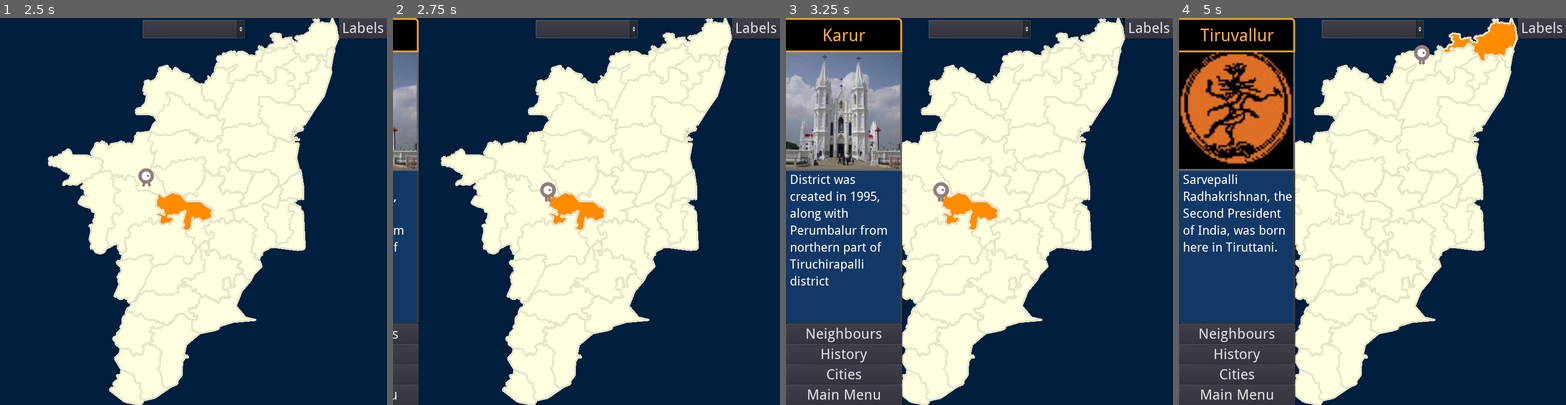
Above: before the commit, frames 1-4 (left to right).
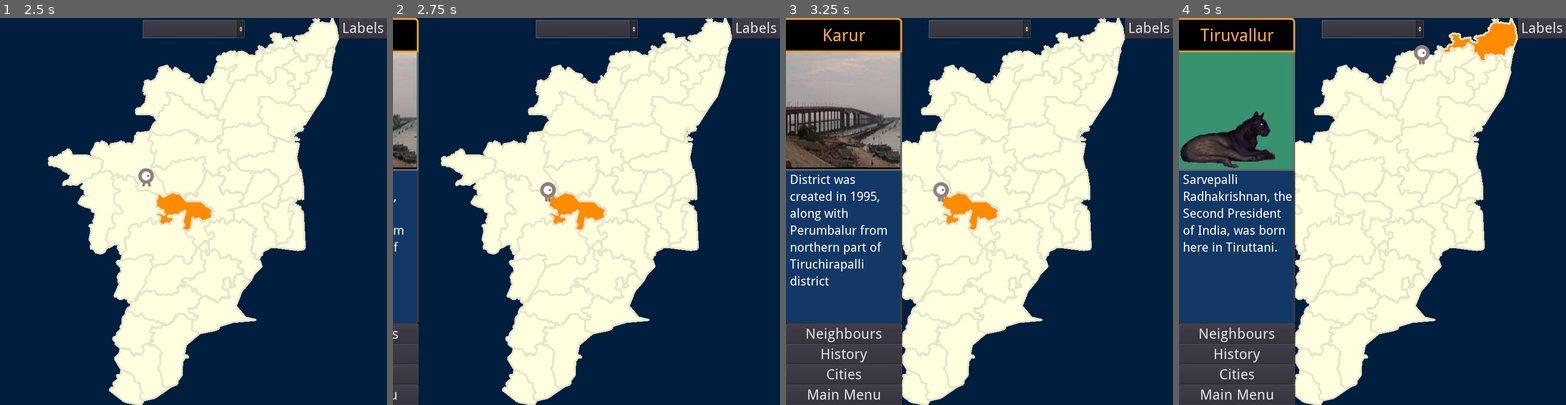
Above: after the commit, the same moments.

Repository: sharun-s/godot-tn
Game: Godot game, scene res://Node2D.tscn
The game is run twice, just before and just after one commit, with the same random seed, the same clock (stepped at 60 frames per second) and the same inputs.
Inputs (mouse positions are in pixels of both pictures, inside the frame that each line leads up to):
- Up to frame 1 (2.5 s): click "Explore" at 0.5 s; click (193, 29) at 1.25 s; click "Labels" at 2 s
- Up to frame 2 (2.75 s): no input
- Up to frame 3 (3.25 s): tap Enter at 2.75 s; drag from (1025, 168) to (1072, 56) at 2.77 s
- Up to frame 4 (5 s): drag from (1465, 56) to (1418, 168) at 3.52 s; move the mouse to (1500, 48) at 4.27 s; hold Right (ui_right) from 4.28 s (still down); tap Backspace at 4.35 s; click (1500, 48) at 4.42 s

Frame 1 is identical in both runs. In frame 2, 1.4% of the frame differs, in the area x 0-7%, y 8-39%; in frame 3, 7.4%; in frame 4, 8.8%, in the area x 0-30%, y 8-39%.

Commit message:
bugfix: web build images from pics dir werent loading required different image loading mechanism using ResourceLoader

Diff:
--- a/Cities.gd
+++ b/Cities.gd
@@ -37,7 +37,7 @@
 {name="Hosur",position = Vector2( 232.083, 120.69 ),group = "Municipality Special grade",district = "Krishnagiri",radius = 5},
 {name="Jayankondam",position = Vector2( 455.425, 342.812 ),group = "Municipality Second grade",district = "Ariyalur",radius = 4},
 {name="Jolarpettai",position = Vector2( 341.282, 146.213 ),group = "Municipality Second grade",district = "Tirupathur",radius = 4},
-{name="Kadayanallur",position = Vector2( 162.434, 653.754 ),group = "Municipality First grade",district = "Tirunelveli",radius = 5},
+{name="Kadayanallur",position = Vector2( 162.434, 653.754 ),group = "Municipality First grade",district = "Tenkasi",radius = 5},
 {name="Kallakurichi",position = Vector2( 396.827, 266.098 ),group = "Municipality First grade",district = "Kallakurichi",radius = 5},
 {name="Kanchipuram",position = Vector2( 505.59, 108.293 ),group = "Municipality Special grade",district = "Kanchipuram",radius = 5},
 {name="Kangeyam",position = Vector2( 193.26, 372.944 ),group = "Municipality Second grade",district = "Tiruppur",radius = 4},
@@ -92,7 +92,7 @@
 {name="Ranipet",position = Vector2( 450.365, 94.615 ),group = "Municipality Selection grade",district = "Ranipet",radius = 5},
 {name="Rasipuram",position = Vector2( 281.666, 305.184 ),group = "Municipality First grade",district = "Namakkal",radius = 5},
 {name="Salem",position = Vector2( 280.212, 278.932 ),group = "Muni Corporation",district = "Salem",radius = 7},
-{name="Sankarankoil",position = Vector2( 191.515, 642.086 ),group = "Municipality First grade",district = "Tirunelveli",radius = 5},
+{name="Sankarankoil",position = Vector2( 191.515, 642.086 ),group = "Municipality First grade",district = "Tenkasi",radius = 5},
 {name="Sathyamangalam",position = Vector2( 147.893, 298.373 ),group = "Municipality First grade",district = "Erode",radius = 5},
 {name="Sattur",position = Vector2( 246.769, 611.459 ),group = "Municipality Second grade",district = "Virudhunagar",radius = 4},
 {name="Sembakkam",position = Vector2( 571.749, 94.7771 ),group = "Municipality First grade",district = "Chengalpattu",radius = 5},
@@ -102,7 +102,7 @@
 {name="Sivakasi",position = Vector2( 230.774, 599.791 ),group = "Municipality Special grade",district = "Virudhunagar",radius = 5},
 {name="Srivilliputhur",position = Vector2( 203.584, 590.749 ),group = "Municipality First grade",district = "Virudhunagar",radius = 5},
 {name="Tambaram",position = Vector2( 563.752, 92.2504 ),group = "Municipality Special grade",district = "Chengalpattu",radius = 5},
-{name="Tenkasi",position = Vector2( 155.164, 669.797 ),group = "Municipality First grade",district = "Tenkasi",radius = 5},
+{name="Tenkasi",position = Vector2( 155.164, 671.797 ),group = "Municipality First grade",district = "Tenkasi",radius = 5},
 {name="Thanjavur",position = Vector2( 422.143, 405.331 ),group = "Muni Corporation",district = "Thanjavur",radius = 7},
 {name="Theni",position = Vector2( 152.881, 518.264 ),group = "Municipality Selection grade",district = "Theni",radius = 5},
 {name="Thiruthangal",position = Vector2( 226.776, 596.023 ),group = "Municipality First grade",district = "Virudhunagar",radius = 5},
--- a/InfoCenter.gd
+++ b/InfoCenter.gd
@@ -98,7 +98,7 @@
 			'District was created in 1995, along with Perumbalur from northern part of Tiruchirapalli district',
 		],
 		Perumbalur=[
-			'h:Ranjankdui Fort built in the 17th century',
+			'h:Ranjankudi Fort built in the 17th century',
 			'Arambavur hand made wood carvings. The artisans of this village are famous and their carvings have recieved a GI Tag',
 			'Leads the state in Small Onion production',
 			'h:The Karai badlands - a geological heritage site - were marine fossils from the Cretaceous period have been found',
@@ -338,10 +338,12 @@
 		if file_name == "":
 			#break the while loop when get_next() returns ""
 			break
-		elif !file_name.begins_with(".") and !file_name.ends_with(".import"):
-			#if !file_name.ends_with(".import"):
-			#print('myloader ',path + "/" + file_name)
-			var img=load(path + "/" + file_name)
+		#elif !file_name.begins_with(".") and !file_name.ends_with(".import"):
+		elif file_name.ends_with(".import"):
+			#var img=load(path + "/" + file_name)
+			# as per godotengine.org/qa/59637/
+			# use resourceloader.load instead of load so web build is able to locate right file
+			var img = ResourceLoader.load(path+"/" + file_name.replace('.import',''))
 			dummyimg.append(img)
 	dir.list_dir_end()
 	var te = OS.get_ticks_usec()
@@ -438,6 +440,7 @@
 		else:
 			# non multi quest ie intiated from Quest button rather than levelup
 			while targets.size() != NumberOfTargets:
+				rng.randomize()
 				var idx=rng.randi_range(0, facts.size()-1)
 				if (facts.keys()[idx] in targets) == false:
 					targets.append(facts.keys()[idx])
Not shown, changed: builds/web/tn.html
Not shown, changed: builds/web/tn.pck
